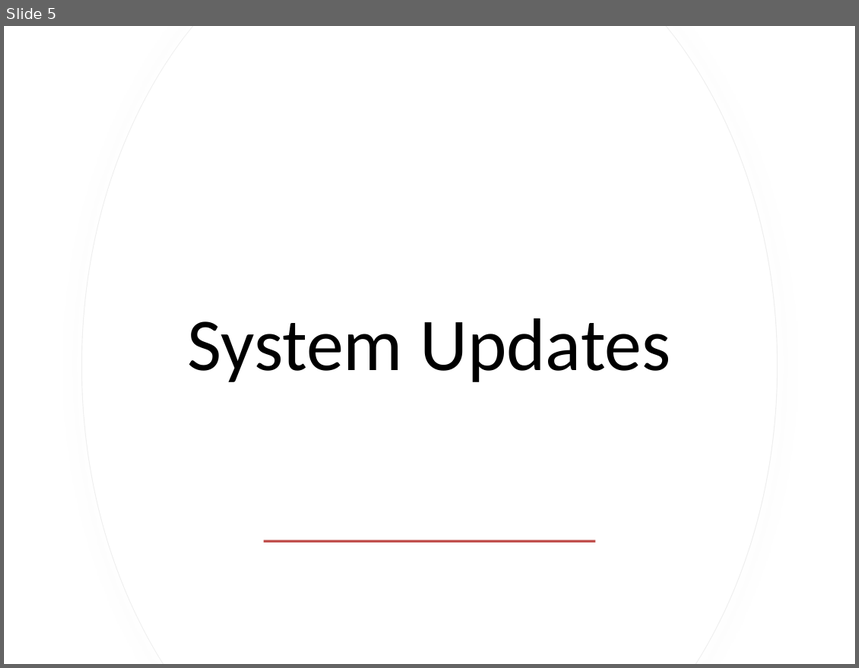
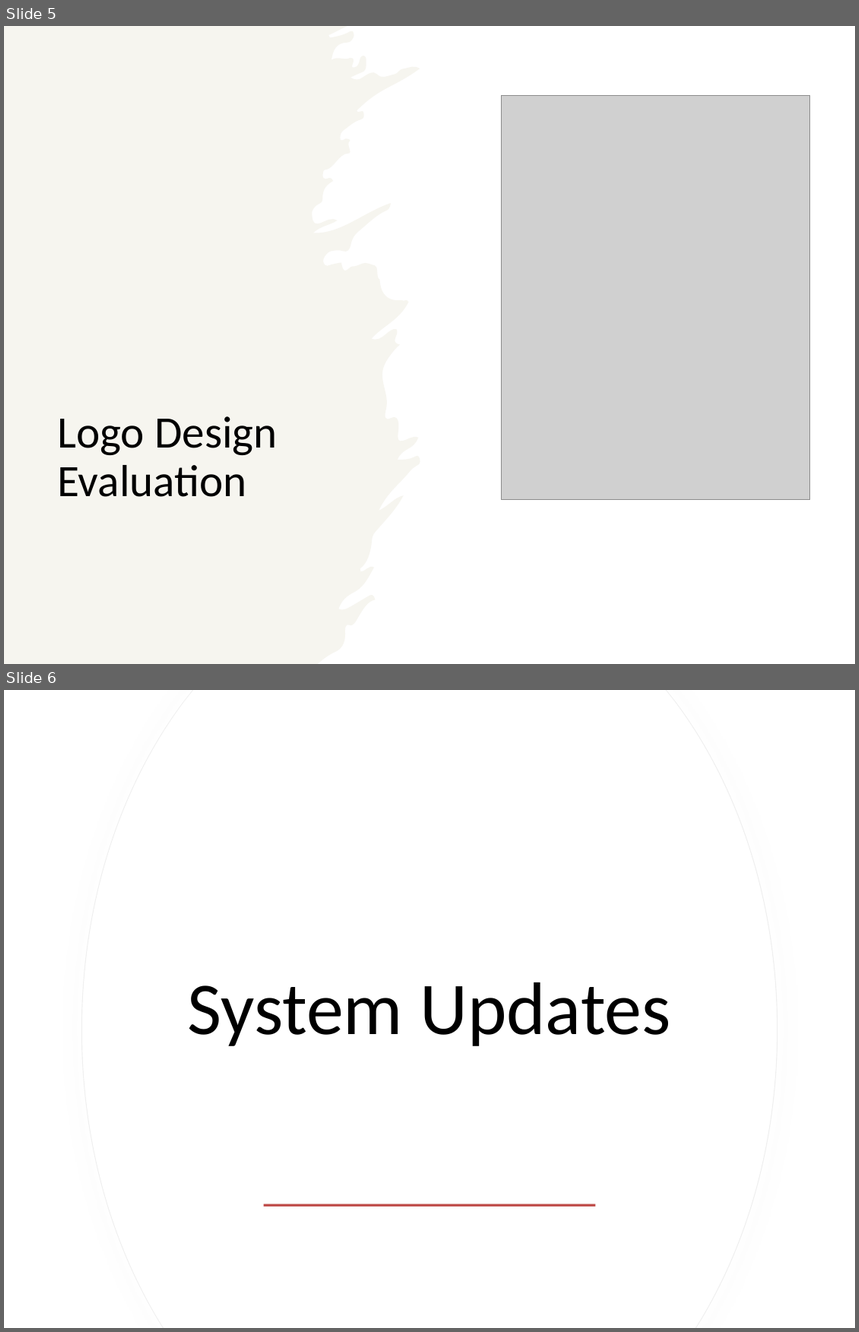
Before and after one commit to yuriiSY/Study-Buddy, a slide deck: Weekly Submissions/Week6/Week6.pptx. Shown one above the other, each under a label of ours: slide 5 before the commit, slides 5 and 6 after it. The pictures are 859x668 and 859x1332 pixels, drawn with LibreOffice and Linux fonts; fonts in the diff are those of the drawing; grey boxes stand for pictures. Boxes give left, top, right and bottom in pixels: in the first picture for what was removed or moved away, otherwise in the second. Text is boxed around its words. In the diff, an @@ line names an element or a change of style, - is before the commit and + after.

```diff
--- a/Weekly Submissions/Week6/Week6.pptx
+++ b/Weekly Submissions/Week6/Week6.pptx
@@ slide 5 added at (4,26,855,664), background #FFFFFF @@
@@ freeform shape added at (4,26,420,664), fill #EEECE1 at 50% opacity @@
@@ picture added at (502,95,811,500) @@
@@ title added at (57,417,277,497), 38 pt, text #000000 @@
+Logo Design Evaluation
@@ what was slide 5 is now slide 6 @@
```
